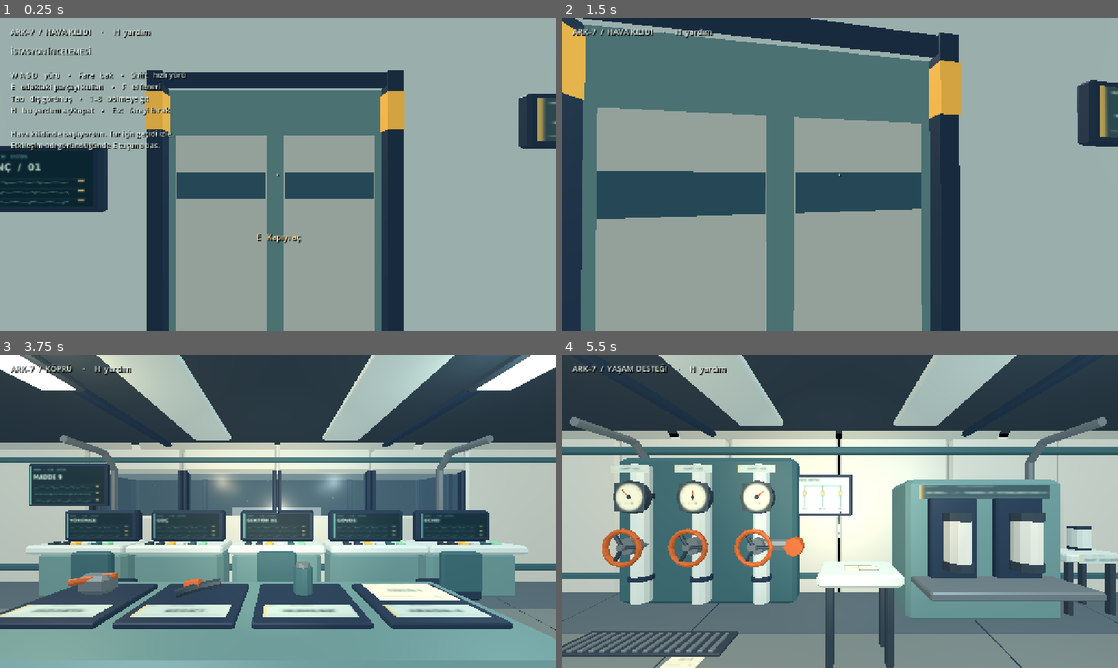
Above: before the commit, frames 1-4 (two rows, left to right).
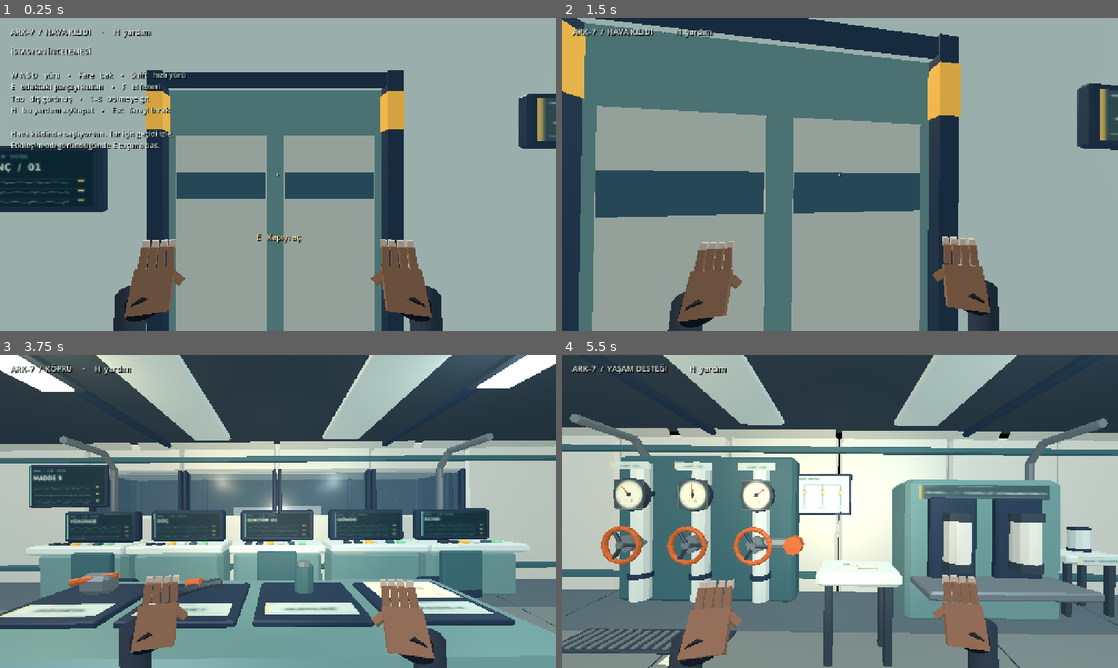
Above: after the commit, the same moments.

Repository: Burakhan7/Kervan
Game: Godot game, scene res://istasyon.tscn
The game is run twice, just before and just after one commit, with the same random seed, the same clock (stepped at 60 frames per second) and the same inputs.
Inputs (mouse positions are in pixels of both pictures, inside the frame that each line leads up to):
- Up to frame 1 (0.25 s): no input
- Up to frame 2 (1.5 s): tap Enter at 0.5 s; move the mouse to (867, 174) at 0.52 s; hold W from 0.53 s (still down); tap Tab at 0.6, 1.35 s; click (867, 174) at 0.67 s; tap Space at 1.25 s; move the mouse to (812, 174) at 1.27 s
- Up to frame 3 (3.75 s): keep holding W; move the mouse to (289, 505) at 2.02 s; tap H at 2.1 s; tap Tab at 2.3, 3.05 s; tap Enter at 2.75 s; move the mouse to (272, 517) at 2.77 s; tap F at 2.85 s; click (272, 517) at 2.92 s; tap Space at 3.5 s; move the mouse to (316, 514) at 3.52 s; tap 1 at 3.6 s
- Up to frame 4 (5.5 s): keep holding W; tap Tab at 3.8, 4.55, 5.3 s; tap Enter at 4.25 s; move the mouse to (795, 508) at 4.27 s; tap 8 at 4.35 s; tap Space at 5 s; move the mouse to (845, 511) at 5.02 s; tap E at 5.1 s; click (845, 511) at 5.17 s

The runs differ from the first frame. In frame 1, 4.4% of the frame differs, in the area x 20-80%, y 70-100%; in frame 2, 6.9%; in frame 3, 12%; in frame 4, 14%, in the area x 0-100%, y 0-100%.

Commit message:
İstasyonda yürürken eller ve adım hissi
Birinci şahıs kamerasına basit kollar eklendi. Güvertede hızla birlikte küçük bir sallanma ve yumuşak adım sesi var; durunca görüntü sabit kalıyor. Dış yörünge kamerasında eller görünmez.

Co-authored-by: Burakhan7 <Burakhan7@users.noreply.github.com>

Diff:
--- a/istasyon.gd
+++ b/istasyon.gd
@@ -37,6 +37,14 @@
 var hiss: AudioStreamPlayer3D
 var click: AudioStreamPlayer
 var screw_index = 0
+var eye_home: Vector3
+var arms: Node3D
+var hand_pose: Array = []
+var gait = 0.0
+var gait_weight = 0.0
+var step_cos = 1.0
+var step_side = false
+var step_audio: AudioStreamPlayer
 
 func v3(a) -> Vector3:
  return Vector3(float(a[0]), float(a[1]), float(a[2]))
@@ -104,6 +112,7 @@
  add_child(click)
  click.stream=load("res://assetler/ses_tik.wav")
  click.volume_db=-13
+ build_hands()
  for i in range(8):
   var sp=data.spawns[i]
   var ang=float(i)*PI/4.0
@@ -155,7 +164,10 @@
  if exterior:
   exterior_cam.current=true
   info.visible=false
- else:eye.current=true
+  rest_view()
+ else:
+  eye.current=true
+  if arms:arms.visible=true
  focus_id=""
 
 func _unhandled_input(ev):
@@ -209,9 +221,11 @@
   elif player.velocity.y<0:player.velocity.y=0
   player.move_and_slide()
   if player.global_position.y < -4:jump_room(room_id)
+  walk_feel(dt)
  else:
   exterior_cam.position=Vector3(cos(orbit)*cos(elevation),sin(elevation),sin(orbit)*cos(elevation))*radius+Vector3.UP
   exterior_cam.look_at(Vector3.UP,Vector3.UP)
+  rest_view()
  for key in locks:
   var d=locks[key]
   var next=move_toward(float(d.amount),1.0 if d.open else 0.0,dt*2.3)
@@ -429,3 +443,139 @@
   "capsule":say("Tek kişilik tahliye kapsülü. Koltuk, bağımsız itki ve servis kapağı hazır.")
   "meal":say("Altı kişilik vardiya masası. Koridor altı ayrı kamaraya uzanıyor.")
   "cabin":say("Eren’in kamara terminali ve notu aynı bakışta. Sayaç: 00:00.")
+
+func suit_mat(color: Color, rough: float) -> StandardMaterial3D:
+ var m=StandardMaterial3D.new()
+ m.albedo_color=color
+ m.roughness=rough
+ m.metallic=0.0
+ return m
+
+func wear(parent: Node3D, mesh: Mesh, mat: Material, pos: Vector3, rot: Vector3) -> void:
+ var n=MeshInstance3D.new()
+ n.mesh=mesh
+ n.material_override=mat
+ n.position=pos
+ n.rotation=rot
+ n.cast_shadow=GeometryInstance3D.SHADOW_CASTING_SETTING_OFF
+ parent.add_child(n)
+
+func build_hands() -> void:
+ eye_home=eye.position
+ arms=Node3D.new()
+ arms.name="Kollar"
+ eye.add_child(arms)
+ var sleeve=suit_mat(Color("24303c"),0.9)
+ var cuff=suit_mat(Color("141b22"),0.82)
+ var skin=suit_mat(Color("8d6248"),0.74)
+ var nail=suit_mat(Color("c9b09a"),0.58)
+ for side in [-1.0,1.0]:
+  var arm=Node3D.new()
+  arm.name="Sol" if side<0.0 else "Sag"
+  arms.add_child(arm)
+  arm.position=Vector3(0.38*side,-0.34,-0.62)
+  arm.rotation=Vector3(1.05,-0.22*side,0.1*side)
+  var fore=CylinderMesh.new()
+  fore.top_radius=0.034
+  fore.bottom_radius=0.046
+  fore.height=0.3
+  fore.radial_segments=10
+  wear(arm,fore,sleeve,Vector3(0.05*side,-0.07,0.13),Vector3(1.02,0.0,0.28*side))
+  var band=CylinderMesh.new()
+  band.top_radius=0.048
+  band.bottom_radius=0.048
+  band.height=0.036
+  band.radial_segments=10
+  wear(arm,band,cuff,Vector3(0.02*side,-0.028,0.045),Vector3(1.02,0.0,0.28*side))
+  var palm=BoxMesh.new()
+  palm.size=Vector3(0.108,0.04,0.12)
+  wear(arm,palm,skin,Vector3(0,-0.004,0.01),Vector3.ZERO)
+  for i in 4:
+   var finger=BoxMesh.new()
+   finger.size=Vector3(0.02,0.018,0.062)
+   var x=lerpf(-0.038,0.038,float(i)/3.0)
+   var spread=lerpf(-0.05,0.05,float(i)/3.0)
+   wear(arm,finger,skin,Vector3(x,0.004,-0.084),Vector3(0.35,spread,0))
+   var tip=BoxMesh.new()
+   tip.size=Vector3(0.018,0.014,0.026)
+   wear(arm,tip,nail,Vector3(x+spread*0.02,0.0,-0.124),Vector3(0.55,spread,0))
+  var thumb=BoxMesh.new()
+  thumb.size=Vector3(0.022,0.018,0.05)
+  wear(arm,thumb,skin,Vector3(-0.06*side,-0.01,-0.02),Vector3(0.2,-0.9*side,0.35*side))
+  hand_pose.append({"node":arm,"pos":arm.position,"rot":arm.rotation})
+ step_audio=AudioStreamPlayer.new()
+ step_audio.name="Adim"
+ add_child(step_audio)
+ step_audio.stream=make_step()
+ step_audio.volume_db=-18
+
+func make_step() -> AudioStreamWAV:
+ var rate=22050
+ var count=int(rate*0.085)
+ var pcm=PackedByteArray()
+ pcm.resize(count*2)
+ var phase=0.0
+ var noise=0.0
+ for i in count:
+  var t=float(i)/float(rate)
+  var env=minf(1.0,t/0.0035)*exp(-t*34.0)
+  var freq=lerpf(190.0,46.0,clampf(t/0.05,0.0,1.0))
+  phase+=TAU*freq/float(rate)
+  var raw=float(((int(i)*1103515245+12345)>>16)&32767)/16383.5-1.0
+  noise=lerpf(noise,raw,0.2)
+  var sample=(sin(phase)*0.78+noise*0.22)*env
+  pcm.encode_s16(i*2,int(clampf(sample,-1.0,1.0)*15000.0))
+ var wav=AudioStreamWAV.new()
+ wav.format=AudioStreamWAV.FORMAT_16_BITS
+ wav.mix_rate=rate
+ wav.stereo=false
+ wav.data=pcm
+ return wav
+
+func rest_view() -> void:
+ gait_weight=0.0
+ step_cos=1.0
+ eye.position=eye_home
+ eye.rotation.z=0.0
+ if arms==null:return
+ arms.visible=false
+ arms.position=Vector3.ZERO
+ for pose in hand_pose:
+  var n=pose.node as Node3D
+  n.position=pose.pos
+  n.rotation=pose.rot
+
+func walk_feel(dt: float) -> void:
+ if arms==null:return
+ arms.visible=true
+ var pace=0.0
+ if player.is_on_floor():
+  var v=player.get_real_velocity()
+  pace=Vector2(v.x,v.z).length()
+ var moving=pace>0.35
+ gait_weight=move_toward(gait_weight,1.0 if moving else 0.0,dt*(4.2 if moving else 8.0))
+ if moving:
+  gait+=dt*clampf(pace/1.15,0.85,3.05)*PI
+ var wave=sin(gait)
+ var bob=sin(gait*2.0)
+ var speed_k=clampf(pace/4.6,0.0,1.0)
+ var amp=lerpf(0.012,0.022,speed_k)*gait_weight
+ eye.position=eye_home+Vector3(wave*amp*0.55,bob*amp,0.0)
+ eye.rotation.z=wave*0.016*gait_weight
+ arms.position=Vector3(0.0,-bob*amp*0.4,0.0)
+ var i=0
+ for pose in hand_pose:
+  var sign=-1.0 if i==0 else 1.0
+  var swing=wave*sign*gait_weight
+  var n=pose.node as Node3D
+  n.position=pose.pos+Vector3(swing*0.012,bob*0.012*gait_weight,-swing*0.032)
+  n.rotation=pose.rot+Vector3(swing*0.16,0.0,swing*-0.06)
+  i+=1
+ var c=cos(gait*2.0)
+ if moving and gait_weight>0.62 and step_cos<0.0 and c>=0.0:
+  step_audio.pitch_scale=0.94 if step_side else 1.07
+  step_side=not step_side
+  step_audio.volume_db=lerpf(-20.0,-15.0,speed_k)
+  step_audio.play()
+ if not moving:step_cos=1.0
+ else:step_cos=c
